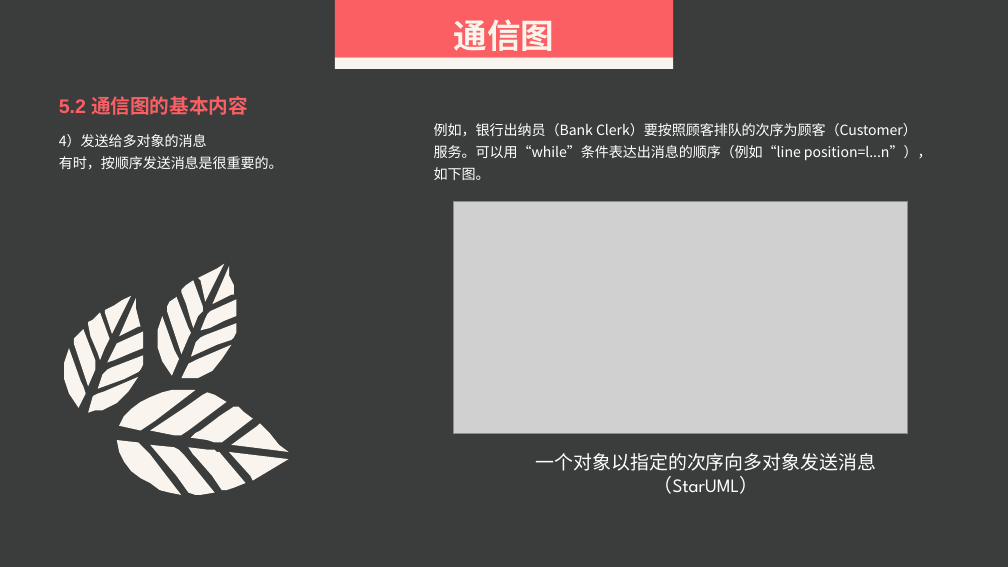
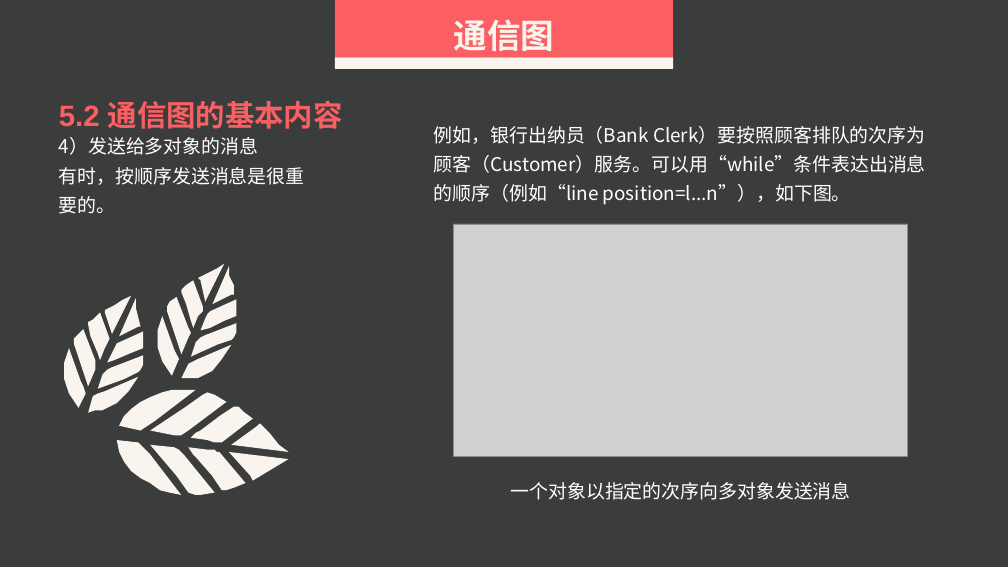
Before and after one commit to SarielX98/PRD2018G14, a slide deck: slide 68 of 受控文档/PPT/PRD2018-G14-UML基础I.pptx. Drawn at 1008x567 pixels with LibreOffice and Linux fonts; fonts in the diff are those of the drawing; grey boxes stand for pictures. Boxes give left, top, right and bottom in pixels: in the first picture for what was removed or moved away, otherwise in the second. Text is boxed around its words. In the diff, an @@ line names an element or a change of style, - is before the commit and + after.

```diff
--- a/受控文档/PPT/PRD2018-G14-UML基础I.pptx
+++ b/受控文档/PPT/PRD2018-G14-UML基础I.pptx
@@ text "5.2 通信图的基本内容" at [59, 101, 343, 129]: size 18.6 to 28 pt @@
@@ text "例如，银行出纳员（Bank Clerk）要按照顾客排队的次序为顾客（Customer）服务。可以用“while”条件表达 ..." at [434, 126, 926, 205]: size 13.3 to 18 pt @@
@@ text "4）发送给多对象的消息" at [59, 137, 305, 214]: size 13.3 to 18 pt @@
@@ picture: place and size @@
-picture at [454, 201, 908, 433]
+picture at [454, 224, 908, 456]
@@ text "一个对象以指定的次序向多对象发送消息": place and size @@
-text "一个对象以指定的次序向多对象发送消息" at [536, 453, 876, 494]
+text "一个对象以指定的次序向多对象发送消息" at [511, 482, 851, 500]
@@ text at [654, 476, 758, 494]: paragraph removed @@
-（StarUML）
```
Also in this commit, not shown: 45 other slides changed.
